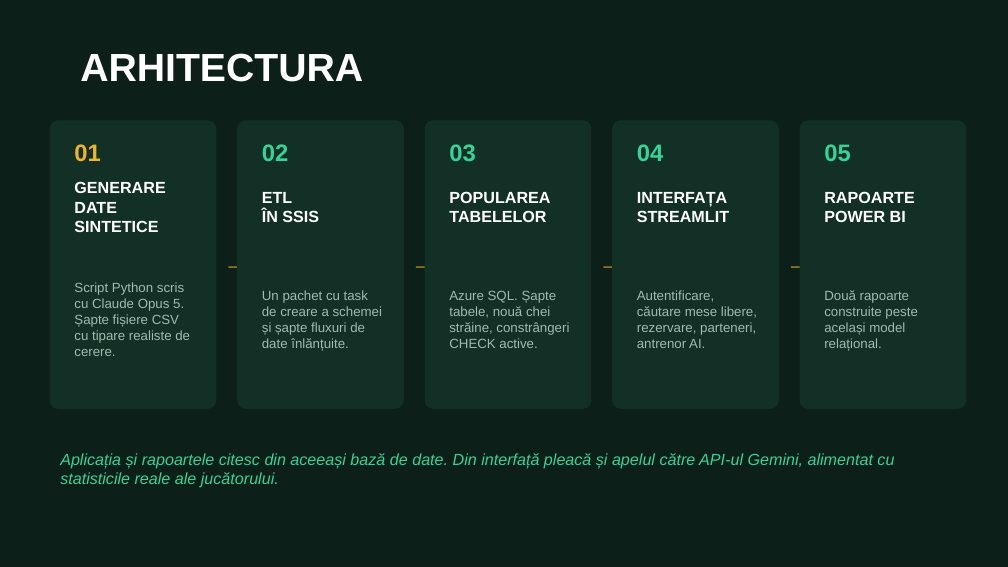
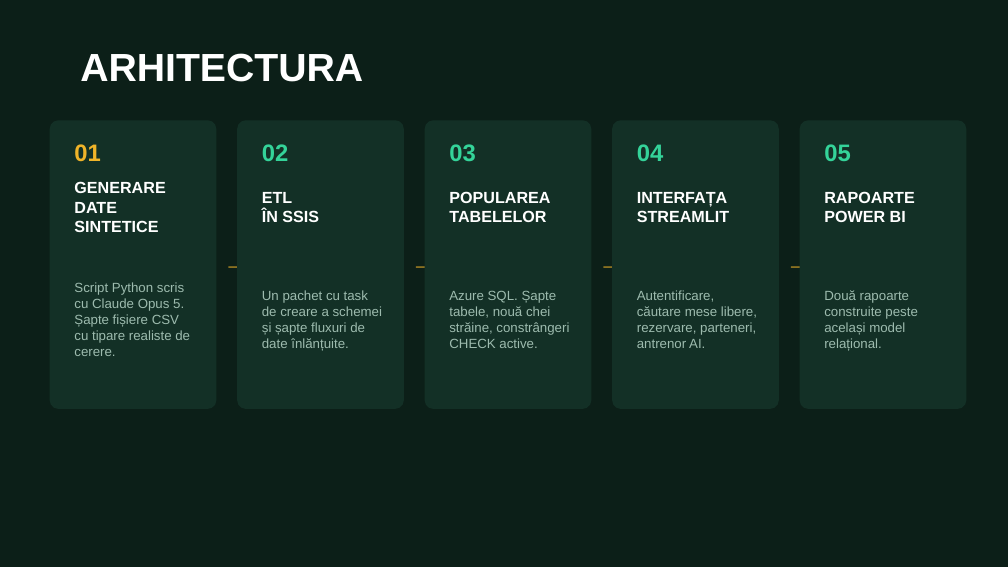
Before and after one commit to tudorgorgovan/CueUp, a slide deck: slide 9 of CueUp - prezentare.PPT. Drawn at 1008x567 pixels with LibreOffice and Linux fonts; fonts in the diff are those of the drawing. Boxes give left, top, right and bottom in pixels: in the first picture for what was removed or moved away, otherwise in the second. Text is boxed around its words. In the diff, an @@ line names an element or a change of style, - is before the commit and + after.

```diff
--- a/CueUp - prezentare.PPT
+++ b/CueUp - prezentare.PPT
@@ text removed at box(60, 453, 894, 487) @@
-Aplicația și rapoartele citesc din aceeași bază de date. Din interfață pleacă și apelul către API-ul Gemini, alimentat cu statisticile reale ale jucătorului.
```
Also in this commit, not shown: 6 other slides changed, 5 slides added.
